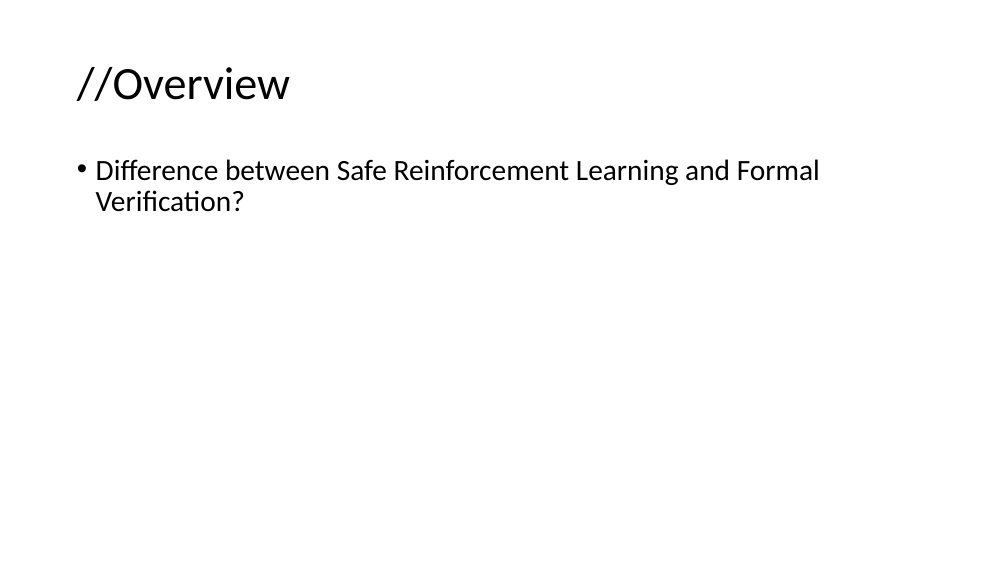
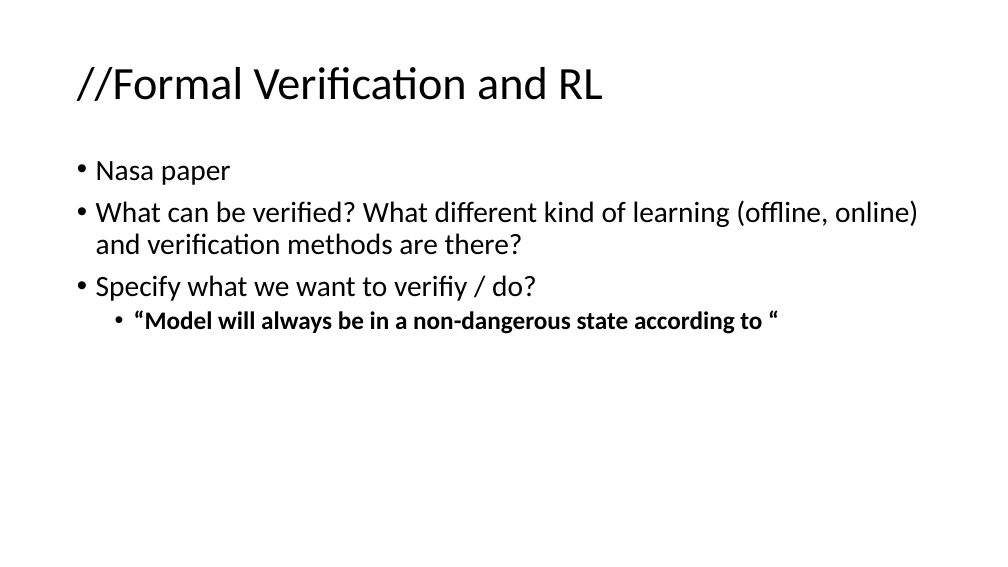
Before and after one commit to filipre/formal-verification-rl, a slide deck: slide 6 of presentation.pptx (slide 4 before the commit). Drawn at 1008x567 pixels with LibreOffice and Linux fonts; fonts in the diff are those of the drawing. Boxes give left, top, right and bottom in pixels: in the first picture for what was removed or moved away, otherwise in the second. Text is boxed around its words. In the diff, an @@ line names an element or a change of style, - is before the commit and + after.

```diff
--- a/presentation.pptx
+++ b/presentation.pptx
@@ title at box(77, 67, 602, 101): text changed @@
-//Overview
+//Formal Verification and RL
@@ text at box(96, 161, 918, 334): text changed @@
-• Difference between Safe Reinforcement Learning and Formal Verification?
+• Nasa paper
+• What can be verified? What different kind of learning (offline, online) and verification methods are there?
+• Specify what we want to verifiy / do?
+  • “Model will always be in a non-dangerous state according to “
```
Also in this commit, not shown: 3 other slides changed, 4 slides added, 1 slide removed.
